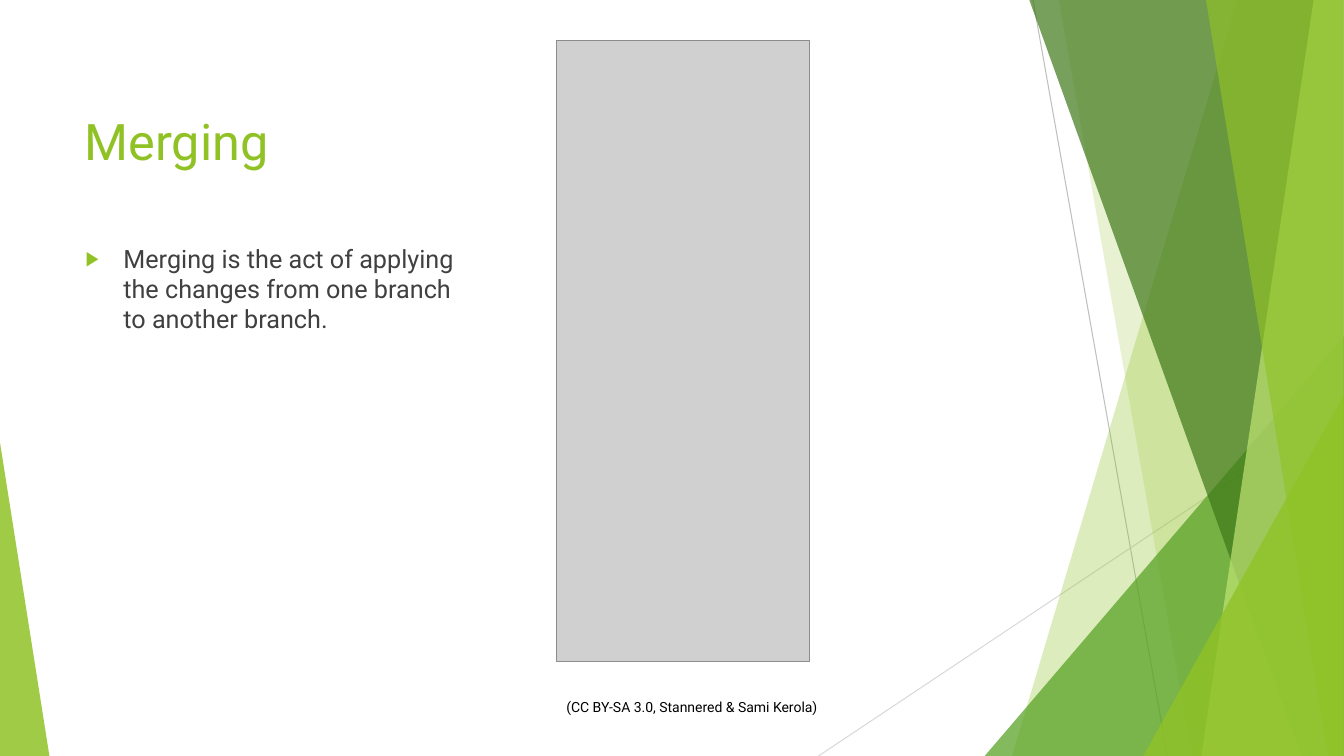
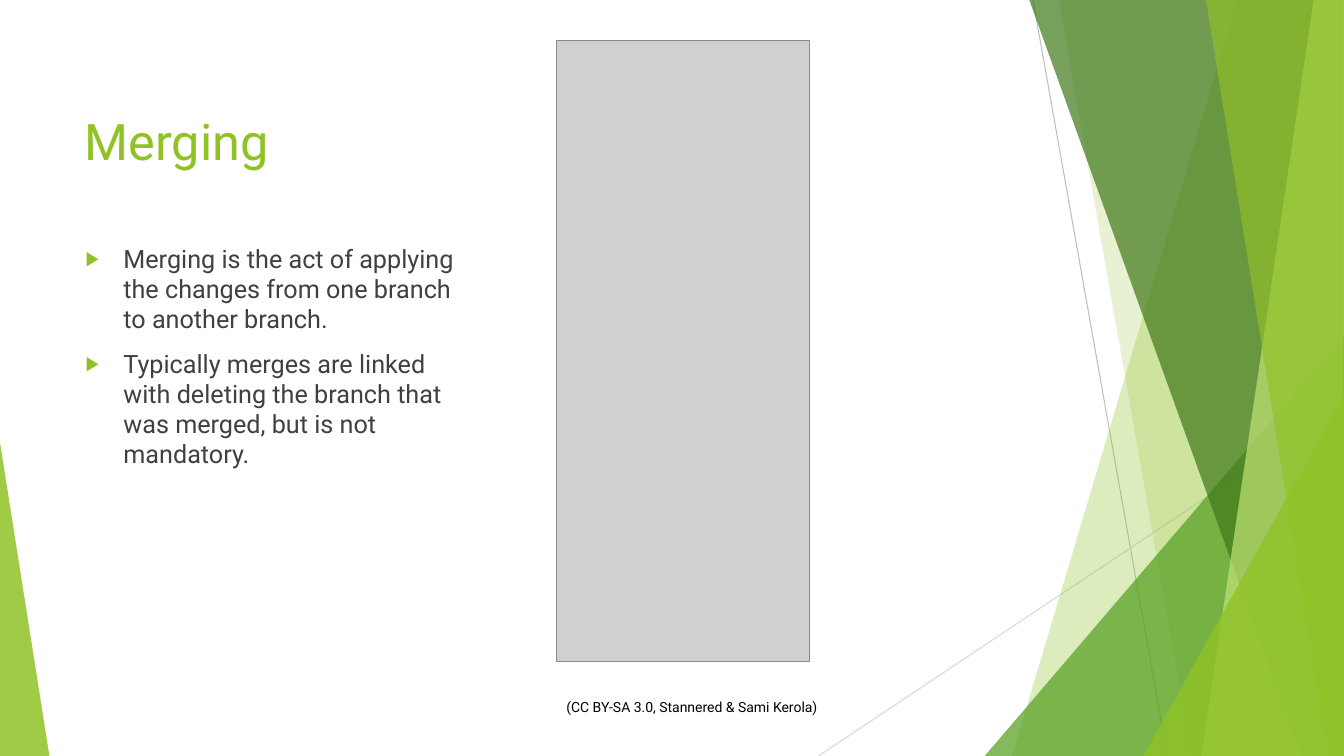
Before and after one commit to sethkaz/git-presentation, a slide deck: slide 15 of Git and LV.pptx. Drawn at 1344x756 pixels with LibreOffice and Linux fonts; fonts in the diff are those of the drawing; grey boxes stand for pictures. Boxes give left, top, right and bottom in pixels: in the first picture for what was removed or moved away, otherwise in the second. Text is boxed around its words. In the diff, an @@ line names an element or a change of style, - is before the commit and + after.

Commit message:
Added info to Branch and Merge.  Also added more resources

```diff
--- a/Git and LV.pptx
+++ b/Git and LV.pptx
@@ text at <box>123,354,441,469</box>: paragraph added @@
+▶ Typically merges are linked with deleting the branch that was merged, but is not mandatory.
```
Also in this commit, not shown: 5 other slides changed.
